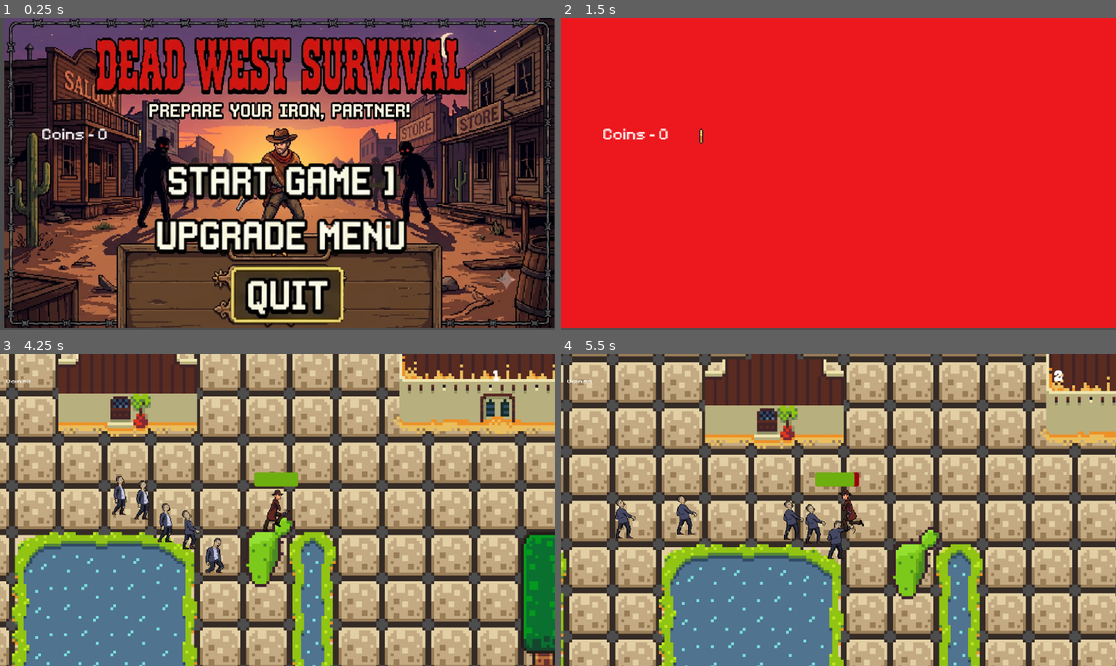
Above: before the commit, frames 1-4 (two rows, left to right).
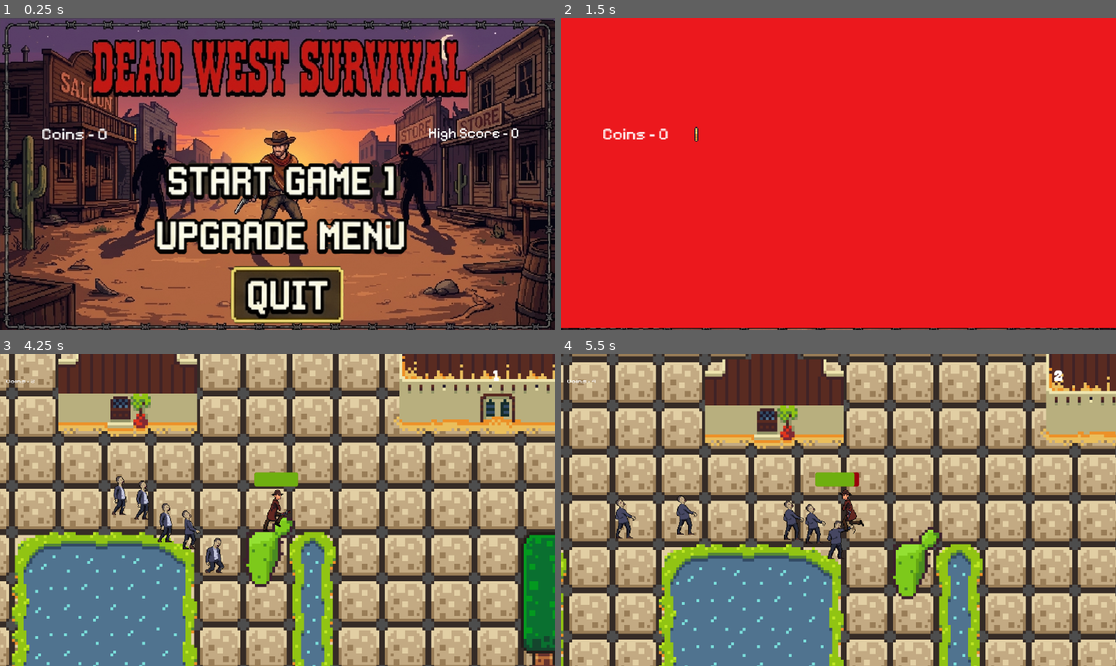
Above: after the commit, the same moments.

Repository: shauryaexe1/Zombie-Wars-
Game: Godot game, scene res://Scenes/main_menu.tscn
Same seed, same stepped clock (60 frames per second), same inputs: the game is played once before the commit and once after it.
Inputs (mouse positions are in pixels of both pictures, inside the frame that each line leads up to):
- Up to frame 1 (0.25 s): no input
- Up to frame 2 (1.5 s): click (832, 177) at 0.5 s; move the mouse to (960, 158) at 1.27 s; hold Right (ui_right) from 1.28 s (still down); click (960, 158) at 1.35 s
- Up to frame 3 (4.25 s): move the mouse to (166, 525) at 2.02 s; release Right (ui_right) at 2.03 s; hold Down (ui_down) 2.03-2.78 s; click (166, 525) at 2.1 s; move the mouse to (333, 441) at 2.77 s; hold Right (ui_right) 2.78-3.53 s; click (333, 441) at 2.85 s; move the mouse to (249, 572) at 3.52 s; hold Up (ui_up) from 3.53 s (still down); click (249, 572) at 3.6 s
- Up to frame 4 (5.5 s): move the mouse to (1005, 556) at 4.27 s; release Up (ui_up) at 4.28 s; hold Left (ui_left) from 4.28 s (still down); click (1005, 556) at 4.35 s; move the mouse to (672, 463) at 5.02 s; click (672, 463) at 5.1 s

The runs differ from the first frame. In frame 1, 46% of the frame differs, in the area x 0-100%, y 0-100%; in frame 2, 0.6%; in frame 3, less than 0.1%; in frame 4, less than 0.1%.

Commit message:
working on sprint 6
today is the submission day and i am making the final changes to my game in context to polishing it up. i fixed up things like the high score displaying on the main menu, changes to the cost of the upgrades and ensuring the shield is better than the health upgrade.

Diff:
--- a/Scenes/Game.Over.r.tscn
+++ b/Scenes/Game.Over.r.tscn
@@ -1,19 +1,22 @@
 [gd_scene format=3 uid="uid://clyp3yfmqvf4k"]
 
 [ext_resource type="Script" uid="uid://cnm6pgjr1uhp6" path="res://Scenes/game.over.r.gd" id="1_2fu2x"]
-[ext_resource type="Texture2D" uid="uid://1oyfcitu61ir" path="res://Scenes/Gameover.png" id="1_amdd6"]
-[ext_resource type="FontFile" uid="uid://bvn6bprv7ardh" path="res://All design/Cowboys 2.0.otf" id="3_2xt5c"]
-[ext_resource type="LabelSettings" uid="uid://b5atkdx3rt028" path="res://font/new_label_settings.tres" id="4_2br8d"]
+[ext_resource type="FontFile" uid="uid://cgx83prcugr15" path="res://font/Pixelify_Sans/PixelifySans-VariableFont_wght.ttf" id="2_c6blf"]
 [ext_resource type="PackedScene" uid="uid://dna3rxf2cwvxl" path="res://Scenes/coins.tscn" id="5_o1gbj"]
 [ext_resource type="AudioStream" uid="uid://w8l2rklxe0ow" path="res://Audio files/game_over_music.mp3" id="6_c6blf"]
+[ext_resource type="Texture2D" uid="uid://p6cunbtqrrmy" path="res://Assests/brackeys_platformer_assets/sprites/gameoverbackground.jpeg" id="7_kudvd"]
 
 [sub_resource type="LabelSettings" id="LabelSettings_2br8d"]
-font = ExtResource("3_2xt5c")
+font = ExtResource("2_c6blf")
 font_size = 27
+
+[sub_resource type="LabelSettings" id="LabelSettings_o1gbj"]
+font = ExtResource("2_c6blf")
+font_size = 15
 
 [node name="CanvasLayer" type="CanvasLayer" unique_id=665774702 node_paths=PackedStringArray("score_label", "coins_label")]
 script = ExtResource("1_2fu2x")
-score_label = NodePath("Label")
+score_label = NodePath("HighScore")
 coins_label = NodePath("coins label")
 
 [node name="Control" type="Control" parent="." unique_id=573962187]
@@ -21,6 +24,7 @@
 anchors_preset = 15
 anchor_right = 1.0
 anchor_bottom = 1.0
+offset_bottom = 5.0
 grow_horizontal = 2
 grow_vertical = 2
 
@@ -48,33 +52,37 @@
 offset_right = 8.4999695
 offset_bottom = 9.828999
 
-[node name="GameOver PNG" type="Sprite2D" parent="Control" unique_id=832125064]
-position = Vector2(577.5, 325)
-scale = Vector2(0.83357567, 0.8333334)
-texture = ExtResource("1_amdd6")
-
-[node name="Label" type="Label" parent="." unique_id=941045443]
-offset_left = 486.0
+[node name="HighScore" type="Label" parent="." unique_id=941045443]
+z_index = 2
+offset_left = 504.0
 offset_top = 250.0
-offset_right = 655.0
+offset_right = 673.0
 offset_bottom = 285.0
 text = "High Score "
 label_settings = SubResource("LabelSettings_2br8d")
 
 [node name="coins label" type="Label" parent="." unique_id=1976077875]
-offset_left = 199.0
-offset_top = 242.0
-offset_right = 239.0
-offset_bottom = 265.0
-label_settings = ExtResource("4_2br8d")
+z_index = 2
+offset_left = 482.0
+offset_top = 210.00002
+offset_right = 522.0
+offset_bottom = 240.00002
+scale = Vector2(1.7839779, 1.7839779)
+label_settings = SubResource("LabelSettings_o1gbj")
 
 [node name="Coin" parent="coins label" unique_id=1409273429 instance=ExtResource("5_o1gbj")]
-position = Vector2(92, 13.999996)
-scale = Vector2(2.018316, 2.018316)
+z_index = 2
+position = Vector2(131.72809, 9.52926)
+scale = Vector2(1.0032414, 1.0032414)
 
 [node name="GameOverMusic" type="AudioStreamPlayer" parent="." unique_id=1163915732]
 stream = ExtResource("6_c6blf")
 parameters/looping = true
 
+[node name="Gameoverbackground" type="Sprite2D" parent="." unique_id=1476685934]
+position = Vector2(577.7877, 323)
+scale = Vector2(0.84114575, 0.8411458)
+texture = ExtResource("7_kudvd")
+
 [connection signal="pressed" from="Control/Try Again" to="." method="_click_replay"]
 [connection signal="pressed" from="Control/Try Again/Main Menu" to="." method="_Main_menu"]
--- a/Scenes/game.over.r.gd
+++ b/Scenes/game.over.r.gd
@@ -4,8 +4,8 @@
 
 
 func _ready():
-	score_label.text = "High Score " + str(Global.high_score)
-	coins_label.text = "Coins Earned" + str(Global.run_coins)
+	score_label.text = "High Score - " + str(Global.high_score)
+	coins_label.text = "Coins Earned - " + str(Global.run_coins)
 	Global.save_game()
 	$GameOverMusic.play()
 
--- a/Scenes/main_menu.tscn
+++ b/Scenes/main_menu.tscn
@@ -9,17 +9,21 @@
 [ext_resource type="Texture2D" uid="uid://fwwrv8siu0tj" path="res://Button Srt/Screenshot 2026-08-04 at 11.03.08 PM.png" id="7_wyh8j"]
 [ext_resource type="Texture2D" uid="uid://khjwqc3vrfkj" path="res://Button Srt/Screenshot 2026-08-04 at 11.19.11 PM.png" id="8_ujyyl"]
 [ext_resource type="Texture2D" uid="uid://dxjdx5e05wggk" path="res://Button Srt/Screenshot 2026-08-04 at 11.19.26 PM.png" id="9_mkpwh"]
-[ext_resource type="Texture2D" uid="uid://cd5ylwniuwore" path="res://Button Srt/Gamestart.png" id="10_4nkqq"]
 [ext_resource type="PackedScene" uid="uid://cfv8fsmect71w" path="res://Scenes/fade_transition.tscn" id="11_ehtkc"]
 [ext_resource type="PackedScene" uid="uid://dna3rxf2cwvxl" path="res://Scenes/coins.tscn" id="12_t1dhk"]
 [ext_resource type="FontFile" uid="uid://cgx83prcugr15" path="res://font/Pixelify_Sans/PixelifySans-VariableFont_wght.ttf" id="13_5egv6"]
+[ext_resource type="Texture2D" uid="uid://28xw3hqqrfa3" path="res://Assests/brackeys_platformer_assets/sprites/maingamebackground.jpeg" id="14_vtepg"]
 
 [sub_resource type="LabelSettings" id="LabelSettings_t1dhk"]
+
+[sub_resource type="LabelSettings" id="LabelSettings_5egv6"]
+font = ExtResource("13_5egv6")
+font_size = 30
 
 [node name="Main Menu" type="Node2D" unique_id=2051416741 node_paths=PackedStringArray("coins_label", "high_score_label")]
 script = ExtResource("1_vr1f0")
 coins_label = NodePath("Coins")
-high_score_label = NodePath("HighScore")
+high_score_label = NodePath("HighScoreLabel")
 
 [node name="Button_Manager" type="Control" parent="." unique_id=827543213]
 layout_mode = 3
@@ -60,17 +64,14 @@
 texture_normal = ExtResource("8_ujyyl")
 texture_pressed = ExtResource("9_mkpwh")
 
-[node name="Gamestart" type="Sprite2D" parent="." unique_id=149314653]
-position = Vector2(580, 321)
-scale = Vector2(0.8299418, 0.84244794)
-texture = ExtResource("10_4nkqq")
-
 [node name="Fade_Transition" parent="." unique_id=1140905974 instance=ExtResource("11_ehtkc")]
 visible = false
+z_index = 1
 
 [node name="Fade_timer" type="Timer" parent="Fade_Transition" unique_id=75951796]
 
 [node name="Coins" type="Label" parent="." unique_id=1989338995]
+z_index = 1
 offset_left = 86.0
 offset_top = 219.0
 offset_right = 126.0
@@ -80,17 +81,21 @@
 label_settings = SubResource("LabelSettings_t1dhk")
 
 [node name="Coin" parent="." unique_id=1409273429 instance=ExtResource("12_t1dhk")]
-position = Vector2(291, 247.00002)
+z_index = 1
+position = Vector2(281.00003, 243)
 scale = Vector2(2.229635, 2.229635)
 
-[node name="HighScore" type="Label" parent="." unique_id=1450180391]
-visible = false
-offset_left = 890.0
-offset_top = 222.0
-offset_right = 1055.0
-offset_bottom = 281.0
-theme_override_fonts/font = ExtResource("13_5egv6")
-theme_override_font_sizes/font_size = 30
+[node name="Maingamebackground" type="Sprite2D" parent="." unique_id=775666335]
+position = Vector2(574.49994, 323)
+scale = Vector2(0.8498897, 0.8463542)
+texture = ExtResource("14_vtepg")
+
+[node name="HighScoreLabel" type="Label" parent="." unique_id=50108955]
+offset_left = 889.0
+offset_top = 221.0
+offset_right = 929.0
+offset_bottom = 244.0
+label_settings = SubResource("LabelSettings_5egv6")
 
 [connection signal="pressed" from="Button_Manager/Game Start" to="." method="_on_game_start_pressed"]
 [connection signal="pressed" from="Button_Manager/Upgrade Menu" to="." method="_on_upgrade_menu_pressed"]
--- a/Scenes/upgrade_menu.tscn
+++ b/Scenes/upgrade_menu.tscn
@@ -7,7 +7,12 @@
 [ext_resource type="Texture2D" uid="uid://riwxqu2uuwoy" path="res://buttons/hover main.png" id="5_v4egn"]
 [ext_resource type="PackedScene" uid="uid://dna3rxf2cwvxl" path="res://Scenes/coins.tscn" id="7_lpopj"]
 [ext_resource type="LabelSettings" uid="uid://b5atkdx3rt028" path="res://font/new_label_settings.tres" id="7_mpwqm"]
+[ext_resource type="FontFile" uid="uid://cgx83prcugr15" path="res://font/Pixelify_Sans/PixelifySans-VariableFont_wght.ttf" id="7_v4egn"]
 [ext_resource type="Texture2D" uid="uid://j02ptlgn5mjq" path="res://Assests/brackeys_platformer_assets/Screenshot 2026-09-25 at 1.17.31 PM.png" id="9_d1lbs"]
+[ext_resource type="Texture2D" uid="uid://krkfdcnoocbw" path="res://font/Screenshot 2026-09-27 at 2.36.15 PM.png" id="10_d1lbs"]
+
+[sub_resource type="LabelSettings" id="LabelSettings_d1lbs"]
+font = ExtResource("7_v4egn")
 
 [node name="Upgrade_menu" type="Node2D" unique_id=1785644126 node_paths=PackedStringArray("coins_label", "INCREASED_HEALTH", "increased_health_label", "FIRE_RATE", "fire_rate_label", "SHIELD", "shield_label")]
 script = ExtResource("1_11363")
@@ -96,23 +101,27 @@
 
 [node name="Coins_label" type="Label" parent="." unique_id=1716841834]
 z_index = 2
-offset_left = 879.0
-offset_top = 64.0
-offset_right = 931.7215
-offset_bottom = 103.541115
+offset_left = 888.0
+offset_top = 72.0
+offset_right = 924.46265
+offset_bottom = 118.3562
 scale = Vector2(2.3860033, 1.4673338)
-label_settings = ExtResource("7_mpwqm")
+label_settings = SubResource("LabelSettings_d1lbs")
 
 [node name="Coin" parent="." unique_id=1409273429 instance=ExtResource("7_lpopj")]
-visible = false
 z_index = 2
-position = Vector2(861.00006, 87)
+position = Vector2(1079, 84)
 scale = Vector2(1.5025487, 1.5452545)
 
 [node name="UpgradeMenuBackground" type="Sprite2D" parent="." unique_id=1596873878]
-position = Vector2(576.50006, 324.75)
+position = Vector2(492, 1628)
 scale = Vector2(0.80235785, 0.817786)
 texture = ExtResource("9_d1lbs")
+
+[node name="Screenshot20260927At2_36_15Pm" type="Sprite2D" parent="." unique_id=8672555]
+position = Vector2(576.5848, 326.83325)
+scale = Vector2(0.6781731, 0.6781731)
+texture = ExtResource("10_d1lbs")
 
 [connection signal="pressed" from="Button_manager/FIRE_RATE" to="." method="_on_fire_rate_pressed"]
 [connection signal="pressed" from="Button_manager/SHIELD" to="." method="_on_shield_pressed"]
--- a/Scripts/global.gd
+++ b/Scripts/global.gd
@@ -3,9 +3,9 @@
 const SAVE_PATH := "user://save.dat"
 
 # Upgrade costs defined as constants to avoid magic number
-const HEALTH_UPGRADE_COST:= 20
-const FIRERATE_UPGRADE_COST := 50
-const SHIELD_UPGRADE_COST := 100
+const HEALTH_UPGRADE_COST:= 150
+const FIRERATE_UPGRADE_COST := 100
+const SHIELD_UPGRADE_COST := 225
 
 # Score tracking with a reactive number that automatically updates on the HUD label
 var score_points: int = 0:
@@ -49,7 +49,7 @@
 
 func _on_coins_changed()  -> void:
 	if coins_label:
-		coins_label.text = "Coins" + str(coins)
+		coins_label.text = "Coins : " + str(coins)
 
 
 func add_coins(amount:int) -> void:
--- a/Scripts/player.gd
+++ b/Scripts/player.gd
@@ -4,7 +4,7 @@
 
 const BASE_MAX_HEALTH := 100.0
 const HEALTH_UPGRADE_BONUS := 50.0
-const BASE_SHIELD := 50.0
+const BASE_SHIELD := 100.0
 
 var max_health: float = BASE_MAX_HEALTH
 var health: float = BASE_MAX_HEALTH
--- a/Scripts/upgrade_menu.gd
+++ b/Scripts/upgrade_menu.gd
@@ -17,7 +17,7 @@
 
 
 func _refresh() -> void:
-	coins_label.text = "Coins: " + str(Global.coins)
+	coins_label.text = "Coins - " + str(Global.coins)
 	_setup_button(INCREASED_HEALTH, increased_health_label, Global.has_health_upgrade, Global.HEALTH_UPGRADE_COST, "Health Boost")
 	_setup_button(FIRE_RATE, fire_rate_label, Global.has_firerate_upgrade, Global.FIRERATE_UPGRADE_COST, "Fire Rate Boost")
 	_setup_button(SHIELD, shield_label, Global.has_shield_upgrade, Global.SHIELD_UPGRADE_COST, "Shield")
--- a/Scripts/zombie.gd
+++ b/Scripts/zombie.gd
@@ -26,7 +26,6 @@
 			animated_sprite.play ("Attack")
 	else:
 		var dir = to_local(nav_agent.get_next_path_position()).normalized()
-		print(dir)
 		velocity= dir * speed
 		if animated_sprite.animation!= "Walk" and animated_sprite.animation !="Hurt":
 			animated_sprite.play("Walk")
--- a/font/new_label_settings.tres
+++ b/font/new_label_settings.tres
@@ -4,4 +4,4 @@
 
 [resource]
 font = ExtResource("1_erqoo")
-font_size = 25
+font_size = 24
--- a/project.godot
+++ b/project.godot
@@ -21,10 +21,47 @@
 
 [input]
 
+ui_left={
+"deadzone": 0.5,
+"events": [Object(InputEventKey,"resource_local_to_scene":false,"resource_name":"","device":0,"window_id":0,"alt_pressed":false,"shift_pressed":false,"ctrl_pressed":false,"meta_pressed":false,"pressed":false,"keycode":4194319,"physical_keycode":0,"key_label":0,"unicode":0,"location":0,"echo":false,"script":null)
+, Object(InputEventJoypadButton,"resource_local_to_scene":false,"resource_name":"","device":-1,"button_index":13,"pressure":0.0,"pressed":false,"script":null)
+, Object(InputEventJoypadMotion,"resource_local_to_scene":false,"resource_name":"","device":-1,"axis":0,"axis_value":-1.0,"script":null)
+, Object(InputEventKey,"resource_local_to_scene":false,"resource_name":"","device":-1,"window_id":0,"alt_pressed":false,"shift_pressed":false,"ctrl_pressed":false,"meta_pressed":false,"pressed":false,"keycode":0,"physical_keycode":65,"key_label":0,"unicode":97,"location":0,"echo":false,"script":null)
+]
+}
+ui_right={
+"deadzone": 0.5,
+"events": [Object(InputEventKey,"resource_local_to_scene":false,"resource_name":"","device":0,"window_id":0,"alt_pressed":false,"shift_pressed":false,"ctrl_pressed":false,"meta_pressed":false,"pressed":false,"keycode":4194321,"physical_keycode":0,"key_label":0,"unicode":0,"location":0,"echo":false,"script":null)
+, Object(InputEventJoypadButton,"resource_local_to_scene":false,"resource_name":"","device":-1,"button_index":14,"pressure":0.0,"pressed":false,"script":null)
+, Object(InputEventJoypadMotion,"resource_local_to_scene":false,"resource_name":"","device":-1,"axis":0,"axis_value":1.0,"script":null)
+, Object(InputEventKey,"resource_local_to_scene":false,"resource_name":"","device":-1,"window_id":0,"alt_pressed":false,"shift_pressed":false,"ctrl_pressed":false,"meta_pressed":false,"pressed":false,"keycode":0,"physical_keycode":68,"key_label":0,"unicode":100,"location":0,"echo":false,"script":null)
+]
+}
+ui_up={
+"deadzone": 0.5,
+"events": [Object(InputEventKey,"resource_local_to_scene":false,"resource_name":"","device":0,"window_id":0,"alt_pressed":false,"shift_pressed":false,"ctrl_pressed":false,"meta_pressed":false,"pressed":false,"keycode":4194320,"physical_keycode":0,"key_label":0,"unicode":0,"location":0,"echo":false,"script":null)
+, Object(InputEventJoypadButton,"resource_local_to_scene":false,"resource_name":"","device":-1,"button_index":11,"pressure":0.0,"pressed":false,"script":null)
+, Object(InputEventJoypadMotion,"resource_local_to_scene":false,"resource_name":"","device":-1,"axis":1,"axis_value":-1.0,"script":null)
+, Object(InputEventKey,"resource_local_to_scene":false,"resource_name":"","device":-1,"window_id":0,"alt_pressed":false,"shift_pressed":false,"ctrl_pressed":false,"meta_pressed":false,"pressed":false,"keycode":0,"physical_keycode":87,"key_label":0,"unicode":119,"location":0,"echo":false,"script":null)
+]
+}
+ui_down={
+"deadzone": 0.5,
+"events": [Object(InputEventKey,"resource_local_to_scene":false,"resource_name":"","device":0,"window_id":0,"alt_pressed":false,"shift_pressed":false,"ctrl_pressed":false,"meta_pressed":false,"pressed":false,"keycode":4194322,"physical_keycode":0,"key_label":0,"unicode":0,"location":0,"echo":false,"script":null)
+, Object(InputEventJoypadButton,"resource_local_to_scene":false,"resource_name":"","device":-1,"button_index":12,"pressure":0.0,"pressed":false,"script":null)
+, Object(InputEventJoypadMotion,"resource_local_to_scene":false,"resource_name":"","device":-1,"axis":1,"axis_value":1.0,"script":null)
+, Object(InputEventKey,"resource_local_to_scene":false,"resource_name":"","device":-1,"window_id":0,"alt_pressed":false,"shift_pressed":false,"ctrl_pressed":false,"meta_pressed":false,"pressed":false,"keycode":0,"physical_keycode":83,"key_label":0,"unicode":115,"location":0,"echo":false,"script":null)
+]
+}
 shoot={
 "deadzone": 0.2,
 "events": [Object(InputEventMouseButton,"resource_local_to_scene":false,"resource_name":"","device":-1,"window_id":0,"a …(253 unchanged characters)…
 , Object(InputEventKey,"resource_local_to_scene":false,"resource_name":"","device":-1,"window_id":0,"alt_pressed":false …(182 unchanged characters)…
+]
+}
+left={
+"deadzone": 0.2,
+"events": [Object(InputEventKey,"resource_local_to_scene":false,"resource_name":"","device":-1,"window_id":0,"alt_pressed":false,"shift_pressed":false,"ctrl_pressed":false,"meta_pressed":false,"pressed":false,"keycode":0,"physical_keycode":65,"key_label":0,"unicode":97,"location":0,"echo":false,"script":null)
 ]
 }
 
Binary file added: Assests/brackeys_platformer_assets/sprites/gameoverbackground.jpeg
Not shown, added: Assests/brackeys_platformer_assets/sprites/gameoverbackground.jpeg.import
Binary file added: Assests/brackeys_platformer_assets/sprites/maingamebackground.jpeg
Not shown, added: Assests/brackeys_platformer_assets/sprites/maingamebackground.jpeg.import
Binary file added: font/Screenshot 2026-09-27 at 2.36.15 PM.png
Not shown, added: font/Screenshot 2026-09-27 at 2.36.15 PM.png.import
